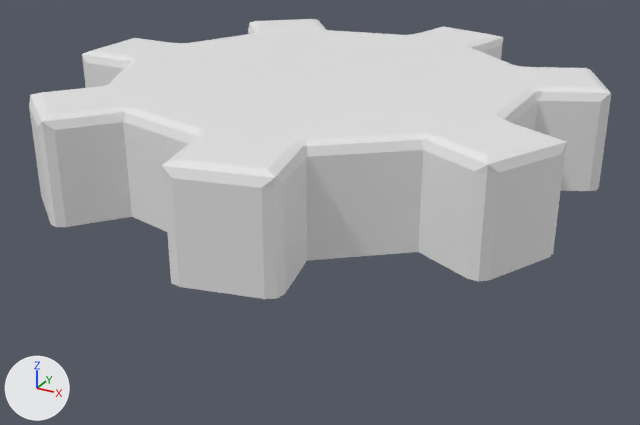
What one commit did to the glTF model public/Assets/Cog.glb.
One viewpoint serves both versions: a 50 mm lens placed at (1.55, 6.83, 1.23), pointed at (0.03, 9.6, -0.16). Lighting does not change. The marker at lower left points along +X, +Y and +Z. The first picture is the older version. Where no turn or scale is listed for an object, it has been applied to the vertices. Vertices at exactly the same position are counted once.

The older version as bpy lines, for what is in view:
```python
me_cylinder_004 = bpy.data.meshes.new('Cylinder.004')
me_cylinder_004.from_pydata(...)  # 238 vertices, 418 faces; spans x -1.03..0.99, y -1.04..1.04, z 0.0..0.38
ob_cog = bpy.data.objects.new('Cog', me_cylinder_004)
ob_cog.location = (0.0, 9.658, 0.0)
```
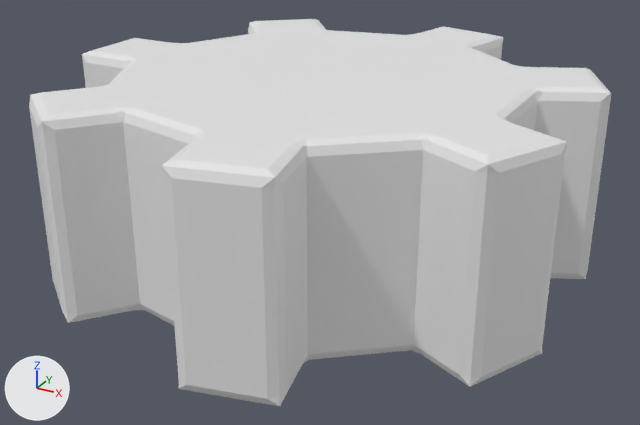
The newer file is also turned or shifted as a whole; pictures and numbers use the older file's frame.

What differs and where, as boxes (x1, y1, x2, y2) in the pictures (640 x 425 px):
'Cog', reshaped (38% taller)
    before: (29, 19, 611, 299)
    after: (29, 19, 611, 406)
part 1 of me_cylinder_004, added
    after: (41, 188, 599, 406)

Patch to the scene script:
```diff
--- a/public/Assets/Cog.glb.py
+++ b/public/Assets/Cog.glb.py
@@ me_cylinder_004 @@
 # used by ob_cog; location = (0.0, 9.658, 0.0)
-me_cylinder_004.from_pydata(...)  # 238 vertices, 418 faces; spans x -1.03..0.99, y -1.04..1.04, z 0.0..0.38
+me_cylinder_004.from_pydata(...)  # 420 vertices, 836 faces; spans x -1.03..0.99, y -1.04..1.04, z -0.38..0.38
+# me_cylinder_004 part 1
+# 126 vertices are added at x -1.02..0.99, y -1.03..1.03, z -0.38..-0.37
+# 56 new vertices lie (0.0, 0.0, -0.34) away from vertices in x -1.03..0.99, y -1.04..1.04, z 0.0
+# 418 new faces join them
```
